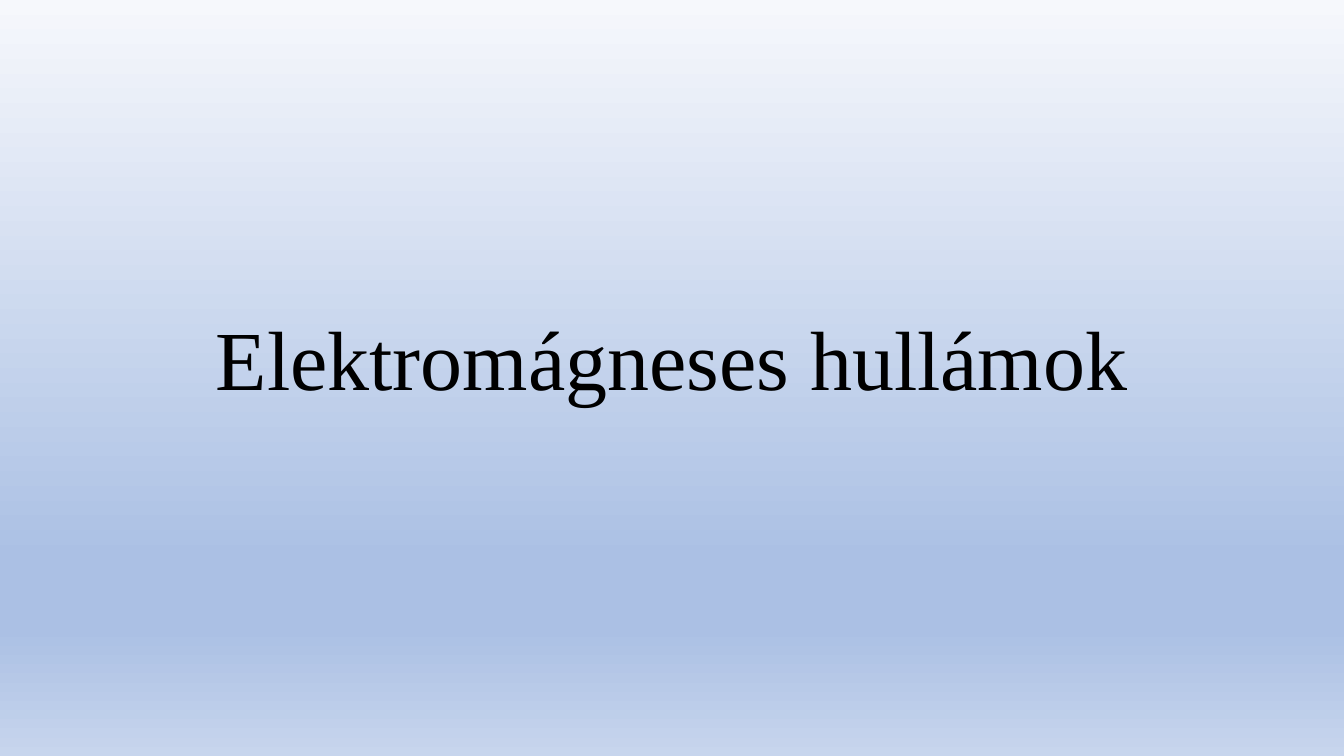
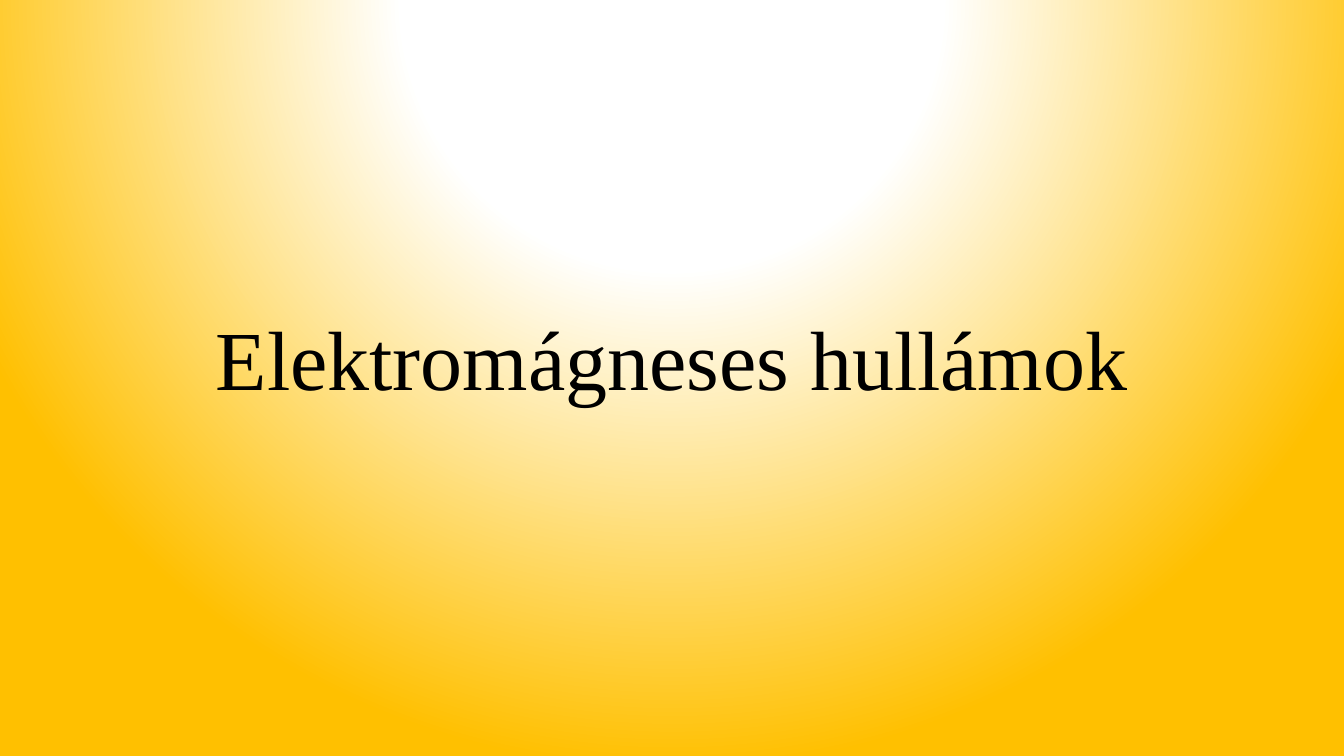
Before and after one commit to tib1222/elek, a slide deck: slide 1 of Elektromágneses hullámok.pptx. Drawn at 1344x756 pixels with LibreOffice and Linux fonts; fonts in the diff are those of the drawing. Boxes give left, top, right and bottom in pixels: in the first picture for what was removed or moved away, otherwise in the second. Text is boxed around its words. In the diff, an @@ line names an element or a change of style, - is before the commit and + after.

```diff
--- a/Elektromágneses hullámok.pptx
+++ b/Elektromágneses hullámok.pptx
@@ background gradient #F6F8FC to #ABC0E4 to #C7D5ED to gradient #FFFFFF to #FFC000 @@
```
Also in this commit, not shown: 3 other slides changed, 5 slides added.
